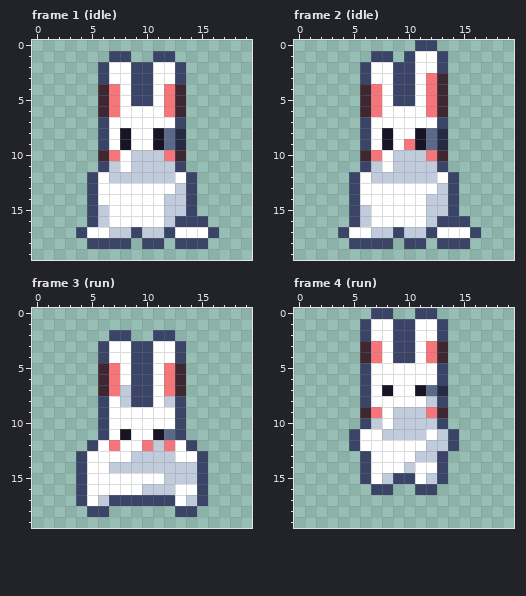
Pixel-art file, stored at art/skins-animals/chase-rabbit@50.aseprite. Above, as it was before the edit.
20x20 pixels, 4 frames. Shown: frame 1 (idle), frame 2 (idle), frame 3 (run), frame 4 (run).
New version:
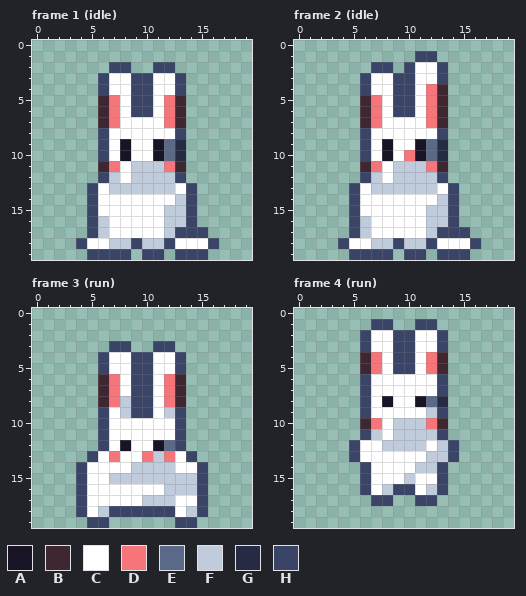
Palette (. is transparent): A #181425  B #3e2731  C #ffffff  D #f6757a  E #5a6988  F #c0cbdc  G #262b44  H #3a4466
From old to new:
Changed rows in their new state; - is an unchanged pixel.
Frame 1 (idle):
first column x 4:
 1 ---..--..----
 2 --.HH..HH.---
 4 --HC----CH---
 6 -----HH------
 7 --BD----DB---
 8 ----C--CCH---
10 --HCACCAEG---
11 --BD----DB---
12 -.H-C----H.--
13 ---FFFFFFC---
14 --------C----
15 --C----------
16 ---------F-.-
17 .HFCCCCCFHHH.
18 HCCFFHFFHCCCH
19 -HHHH-HH-HHH-
Frame 2 (idle):
first column x 4:
 0 -------..----
 1 ---..-.HH.---
 2 --.HH.-------
 3 --------CH---
 4 --HC---------
 6 -----HH------
 7 --BD----DB---
 8 ----C--CCH---
 9 ------C------
10 --HCACDAEG---
11 --BD----DB---
12 -.H-C----H.--
13 ---FFFFFFC---
14 --------C----
15 --C----------
16 ---------F-.-
17 .HFCCCCCFHHH.
18 HCCFFHFFHCCCH
19 -HHHH-HH-HHH-
Frame 3 (run):
first column x 4:
 2 ---..--..---
 3 --.HH..HH.--
 5 --HC----CH--
 7 ----C-------
 8 --BD----DB--
 9 ----FHH-F---
11 ----C--CC---
12 -.HCA-CAEH.-
13 .H-D-CD-D-H.
14 ---CC----CC-
15 ---FFFFF----
16 ------CC-FF-
17 --CCCCFFF-C-
18 HCFHHHHHHCFH
19 -HH------HH-
Frame 4 (run):
first column x 5:
 0 --..--..--
 1 -.HH..HH.-
 3 -HC----CH-
 5 -BD-HH-DB-
 7 ---C--CCH-
 8 ---A--AEG-
 9 -HC-CCCFH-
10 -BD----DB-
11 .HFC---FH.
12 ---FFFFC--
13 HC----C-FH
14 -----CFF--
15 ---CCF-C--
16 -HCFHHCFH-
17 --HH--HH--
